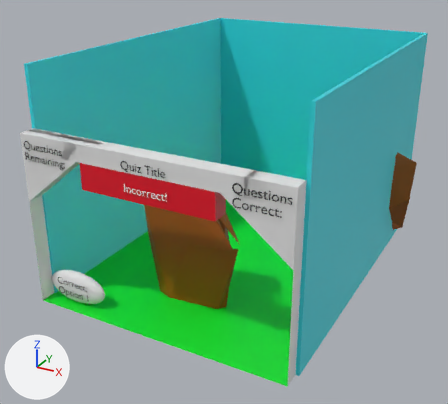
A saved change to the Blender file blender/arch_with_incorrect.blend.
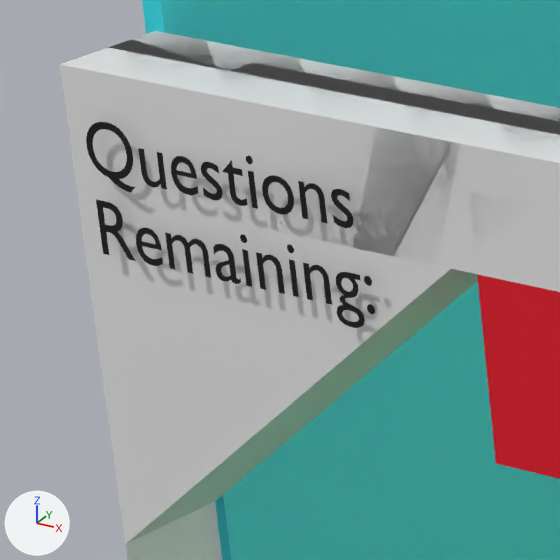
The first picture shows the older version from a camera (50 mm lens) standing at (17.0, -23.7, 20.5) and looking at (-0.6, 8.3, 4.5). The close-ups show both versions on the part from 3% to 20% of the width and 31% to 50% of the height of that picture; other places that the commit changed are outside them. Arrows for +X, +Y and +Z are at lower left; the lights stay in place.

Objects in the first close-up: 'Left', 'Question Pane', 'RemainingText', 'Title_Pane', 'Triangle_Left', 'Wall_Left'.
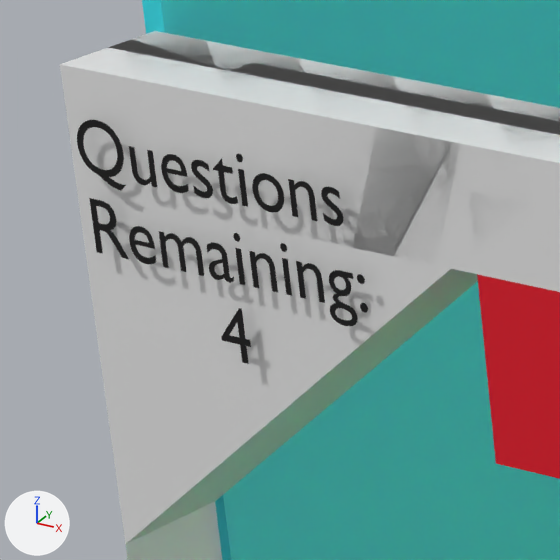
The change, as a list of edits to the scene's bpy script:
```text
Change txt_questions_correct_001:
    txt_questions_correct_001.body: 'Questions \nRemaining:' -> 'Questions \nRemaining:\n4'
    add txt_questions_correct_001.align_x = 'CENTER'
Change ob_remainingtext:
    ob_remainingtext.location: (-7.75, -1.1, 9.7) -> (-6.4, -1.1, 9.7)
```

Where the change shows, as pixel boxes [x1, y1, x2, y2] in the close-ups (560 x 560 px):
'RemainingText', text changed, moved: before [86, 122, 375, 328]; after [77, 120, 368, 364]
